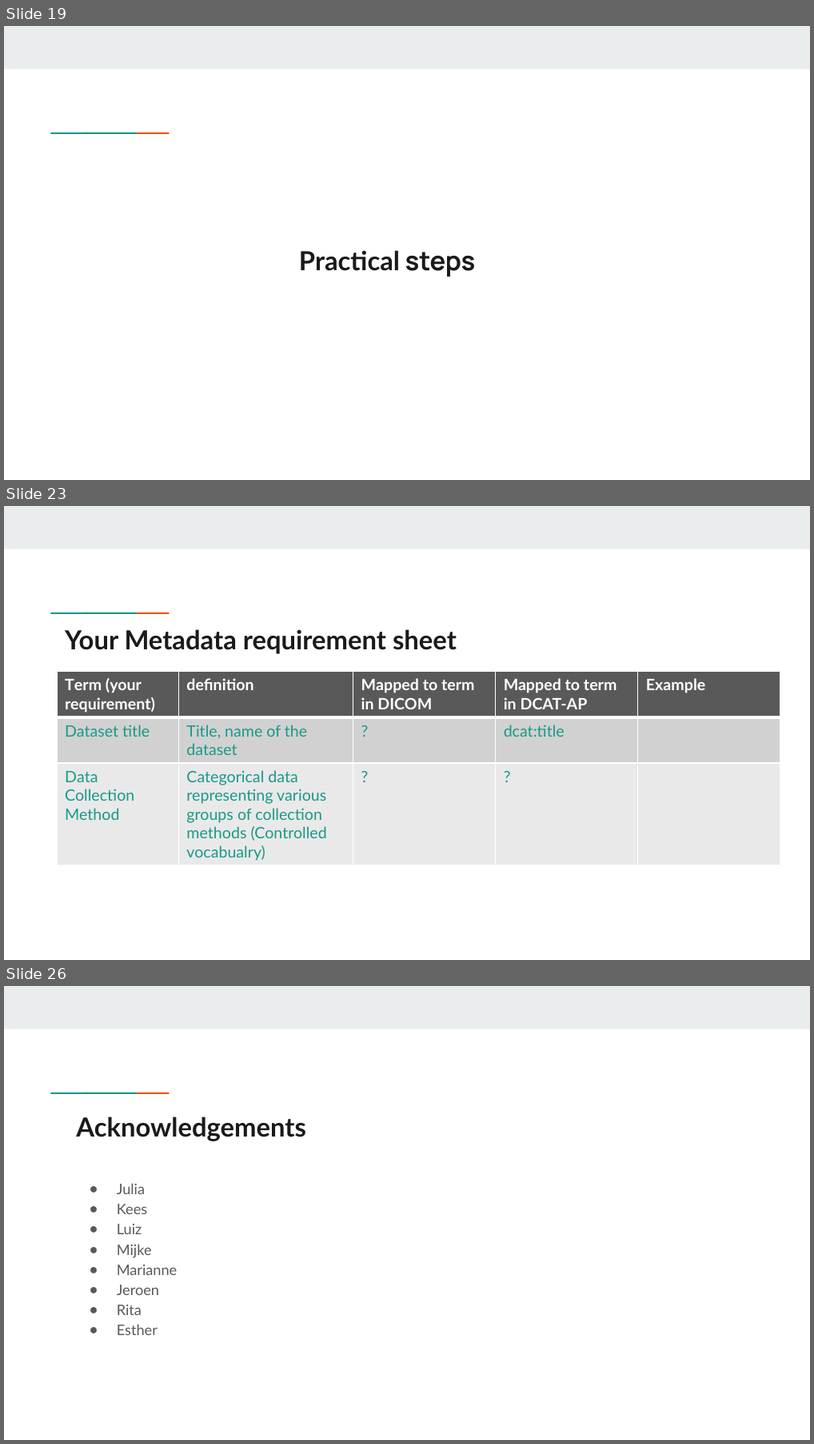
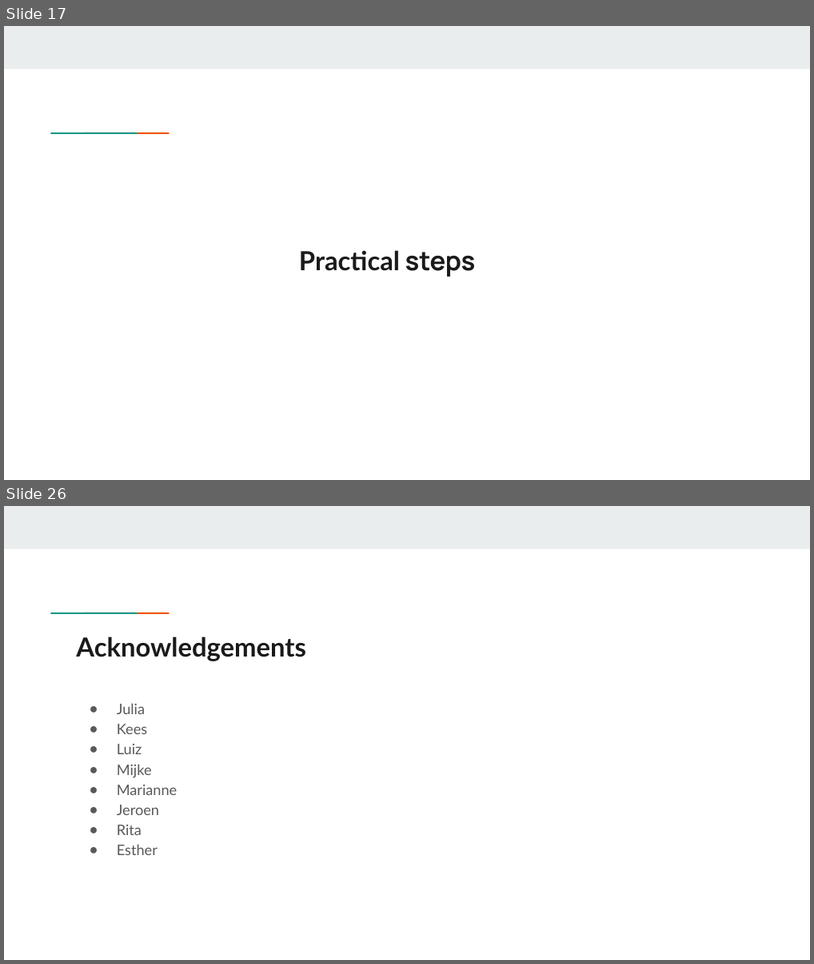
Before and after one commit to Health-RI/health-ri-metadata, a slide deck: Presentations/[DRAFT]HRI_Metadata_Schema_ImagingGroup_KickOff.pptx. Shown one above the other, each under a label of ours: slides 19, 23 and 26 before the commit, slides 17 and 26 after it; the slides between them are not shown. The pictures are 814x1444 and 814x964 pixels, drawn with LibreOffice and Linux fonts; fonts in the diff are those of the drawing. Boxes give left, top, right and bottom in pixels: in the first picture for what was removed or moved away, otherwise in the second. Text is boxed around its words. In the diff, an @@ line names an element or a change of style, - is before the commit and + after.

```diff
--- a/Presentations/[DRAFT]HRI_Metadata_Schema_ImagingGroup_KickOff.pptx
+++ b/Presentations/[DRAFT]HRI_Metadata_Schema_ImagingGroup_KickOff.pptx
@@ slide 23 removed at [4, 506, 810, 960], background #FFFFFF; not listed: 3 template elements that a slide beside it also shows @@
@@ title removed at [65, 629, 457, 654] @@
-Your Metadata requirement sheet
@@ table removed at [58, 672, 782, 865], 3 rows, 5 columns @@
-Term (your requirement) | definition | Mapped to term in DICOM | Mapped to term in DCAT-AP | Example
-Dataset title | Title, name of the dataset | ? | dcat:title | 
-Data Collection Method | Categorical data representing various groups of collection methods (Controlled vocabualry) | ? | ? | 
@@ what was slide 19 is now slide 17 @@
```
Also in this commit, not shown: 7 slides changed, 2 slides added, 1 other slide removed, 1 other file.
